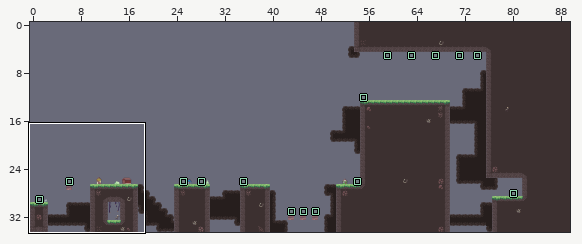
A LDtk project gets an edit: Levels/World_2/Level_2-4.ldtk. The first picture is a wide view before the edit; the outline marks the close-up.
Close-up. Before:
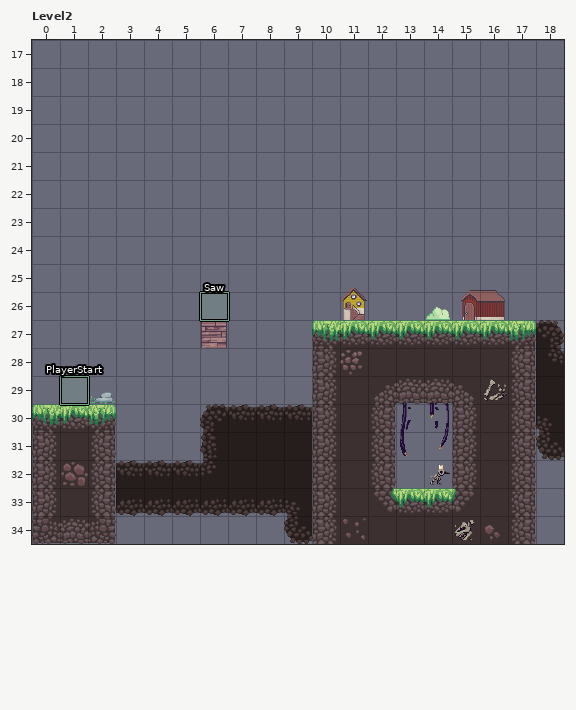
Cells are 32x32 px. Shown: Level2 x 0..18, y 17..34. The commit also changed other parts of the map, which this record leaves out.
The same view after the edit:
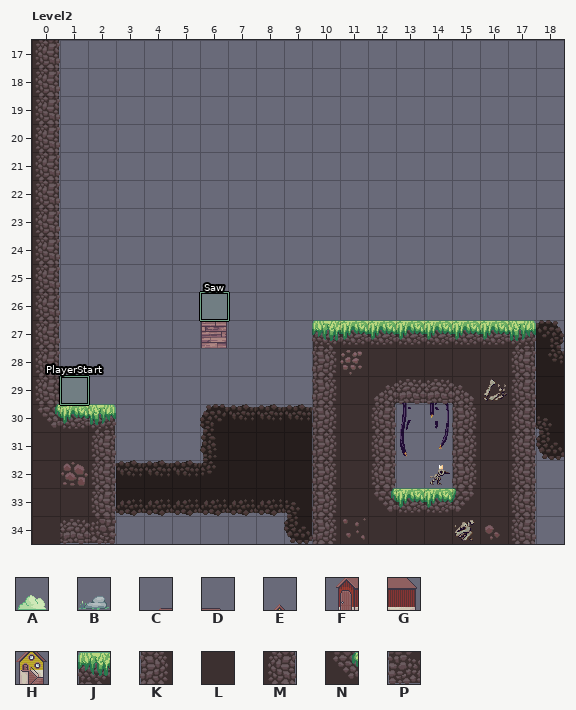
Key: from "Props": A 7, B 23, C 36, D 37, E 39, F 44, G 45, H 47; from "Tiles_Sheet_02": J 0, K 8, L 9, M 10, N 13, P 16.
_ is an empty cell, . an unchanged one.
Diff:
--- layer "Props"
@@ x 11..16 @@
-25 E...CD
-26 H..AFG
+25 _...__
+26 _..___
@@ x 2..2 @@
-29 B
+29 _
--- layer "Tiles"
@@ x 0..0 @@
-17 _
-18 _
-19 _
-20 _
-21 _
-22 _
-23 _
-24 _
-25 _
-26 _
-27 _
-28 _
-29 _
-30 J
-31 K
-32 K
-33 K
-34 P
+17 M
+18 M
+19 M
+20 M
+21 M
+22 M
+23 M
+24 M
+25 M
+26 M
+27 M
+28 M
+29 M
+30 N
+31 L
+32 L
+33 L
+34 L
Pixel boxes of the changes (left, top, right, bottom) in both close-ups:
changed: (32, 40, 60, 544)
removed: (340, 287, 367, 320)
removed: (426, 290, 505, 320)
removed: (90, 392, 115, 404)
